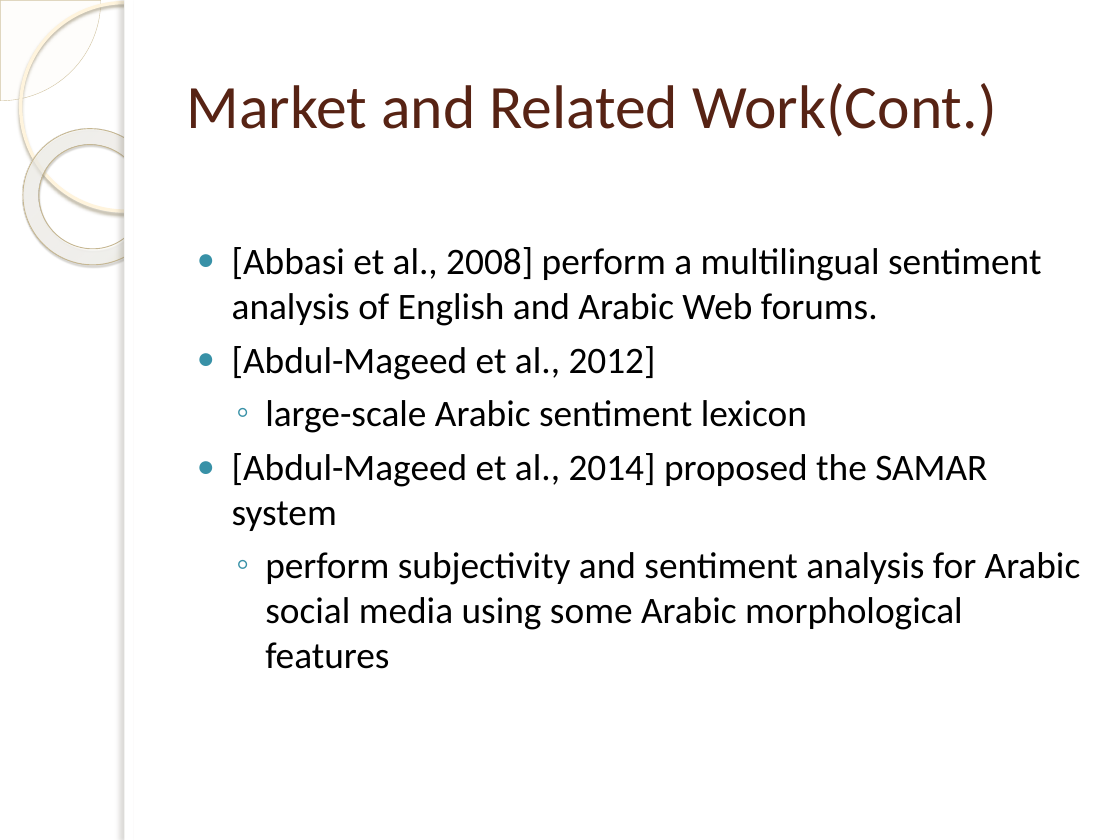
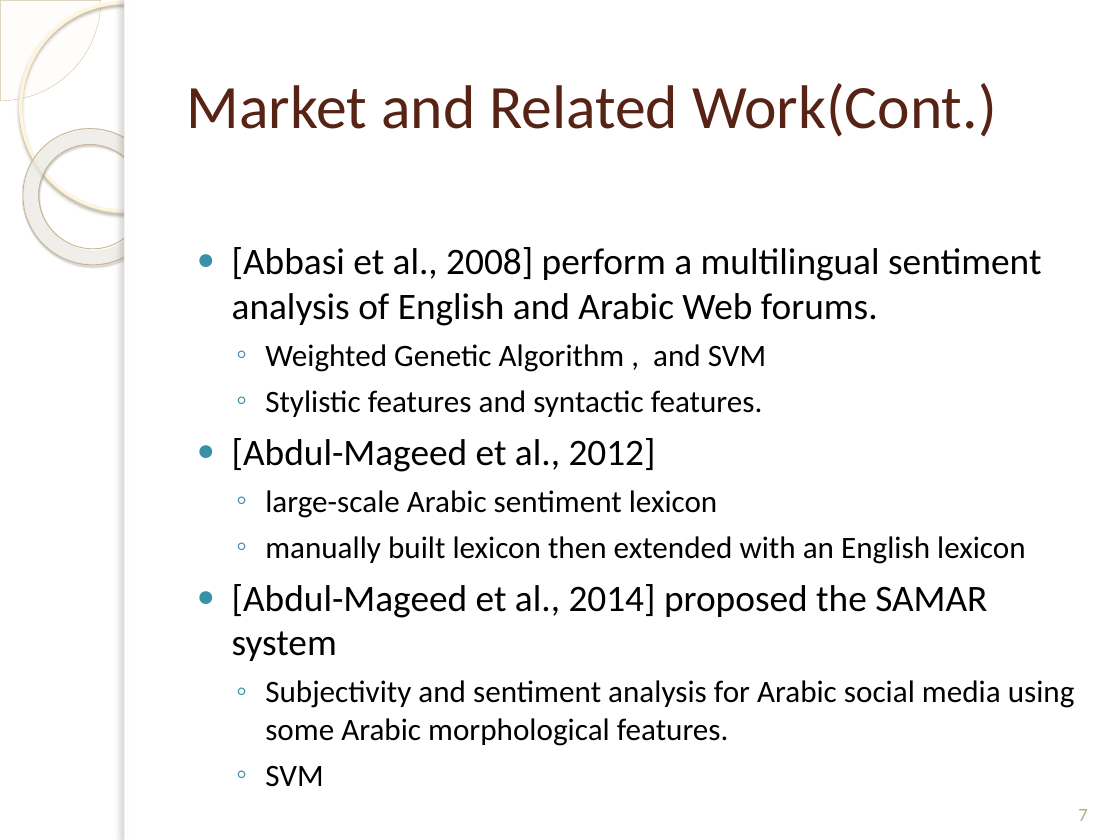
Before and after one commit to mhd9023/Thesis, a slide deck: slide 7 of Report#1_.pptx. Drawn at 1120x840 pixels with LibreOffice and Linux fonts; fonts in the diff are those of the drawing; background and template pictures are left out. Boxes give left, top, right and bottom in pixels: in the first picture for what was removed or moved away, otherwise in the second. Text is boxed around its words. In the diff, an @@ line names an element or a change of style, - is before the commit and + after.

```diff
--- a/Report#1_.pptx
+++ b/Report#1_.pptx
@@ text at [265, 344, 766, 417]: paragraphs added @@
+  ◦ Weighted Genetic Algorithm , and SVM
+  ◦ Stylistic features and syntactic features.
@@ text at [265, 490, 718, 518]: size 24 to 20 pt in "large-scale Arabic sentiment lexicon" @@
@@ text at [265, 536, 1026, 564]: paragraph added @@
+  ◦ manually built lexicon then extended with an English lexicon
@@ text at [265, 680, 1075, 787]: text changed; size 24 to 20 pt @@
-  ◦ perform subjectivity and sentiment analysis for Arabic social media using some Arabic morphological features
+  ◦ Subjectivity and sentiment analysis for Arabic social media using some Arabic morphological features.
+  ◦ SVM
@@ page number added at [1078, 809, 1087, 821], 12 pt, text #B6A98A @@
+7
```
Also in this commit, not shown: 32 other slides changed, 3 slides added, 2 other files.
